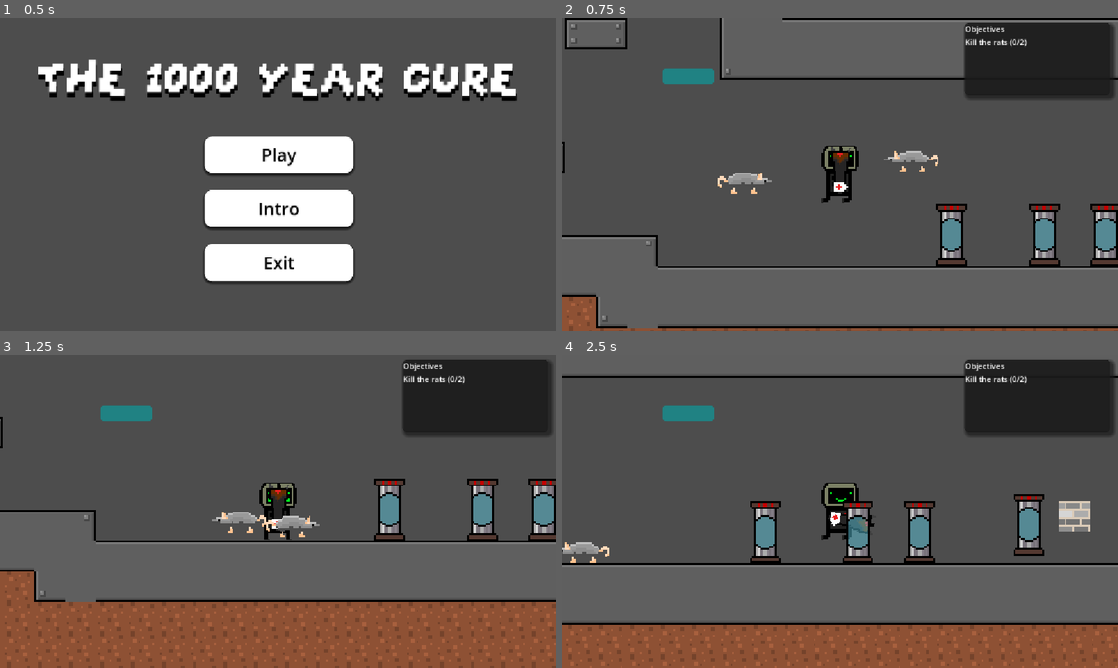
Above: before the commit, frames 1-4 (two rows, left to right).
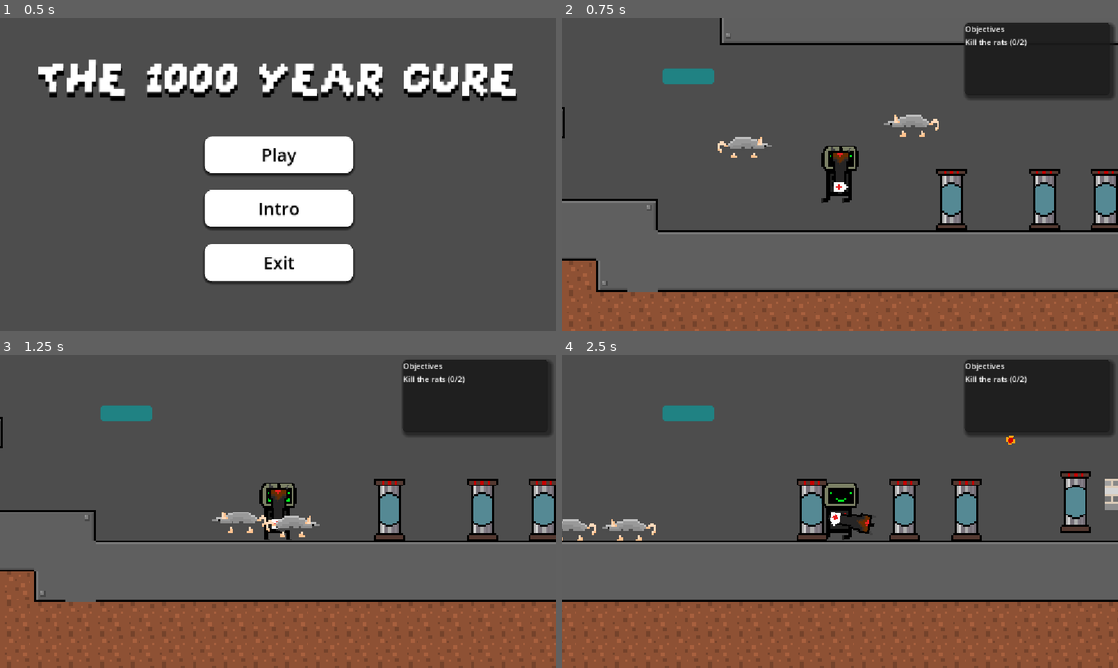
Above: after the commit, the same moments.

Repository: Milo-Griffiths/GameJam-Time
Game: Godot game, scene res://scenes/main.tscn
Same seed, same stepped clock (60 frames per second), same inputs: the game is played once before the commit and once after it.
Inputs (mouse positions are in pixels of both pictures, inside the frame that each line leads up to):
- Up to frame 1 (0.5 s): no input
- Up to frame 2 (0.75 s): click "Play" at 0.5 s
- Up to frame 3 (1.25 s): no input
- Up to frame 4 (2.5 s): move the mouse to (962, 495) at 1.27 s; press the mouse at (962, 495) at 1.28 s; hold Right (right) from 1.28 s (still down); tap Up (up) at 1.52, 2.27 s; move the mouse to (1095, 564) at 2.02 s; release the mouse at (1095, 564) at 2.03 s; tap Q (Interact) at 2.1 s; click (1095, 564) at 2.3 s

Frame 1 is identical in both runs. In frame 2, 22% of the frame differs, in the area x 0-100%, y 0-100%; in frame 3, 0.1%; in frame 4, 23%, in the area x 0-100%, y 6-100%.

Commit message:
created shroom enemy,

Diff:
--- a/project.godot
+++ b/project.godot
@@ -13,6 +13,7 @@
 config/name="TimeJam"
 run/main_scene="uid://wjoqjp6w2rm7"
 config/features=PackedStringArray("4.7", "Forward Plus")
+run/max_fps=144
 config/icon="res://icon.svg"
 
 [autoload]
--- /dev/null
+++ b/scenes/Enemies/Shroom.tscn
@@ -0,0 +1,3 @@
+[gd_scene format=3 uid="uid://c5r1hd7mpip1w"]
+
+[node name="Shroom" type="Node2D" unique_id=1134589370]
--- a/scenes/bullet.tscn
+++ b/scenes/bullet.tscn
@@ -14,6 +14,7 @@
 collision_mask = 13
 physics_material_override = SubResource("PhysicsMaterial_x4si1")
 script = ExtResource("1_y25gk")
+speed = 40
 
 [node name="Sprite2D" type="Sprite2D" parent="." unique_id=1974165707]
 texture_filter = 1
--- a/scripts/node_2d.gd
+++ b/scripts/node_2d.gd
@@ -12,7 +12,7 @@
 # Called every frame. 'delta' is the elapsed time since the previous frame.
 func _process(delta: float) -> void:
 	look_at(get_global_mouse_position())
-	if Input.is_action_just_pressed("shoot") and attackcooldown <= 0:
+	if Input.is_action_pressed("shoot") and attackcooldown <= 0:
 		shoot()
 		shot.emit()
 		attackcooldown = 10
Not shown, added: export_presets.cfg
